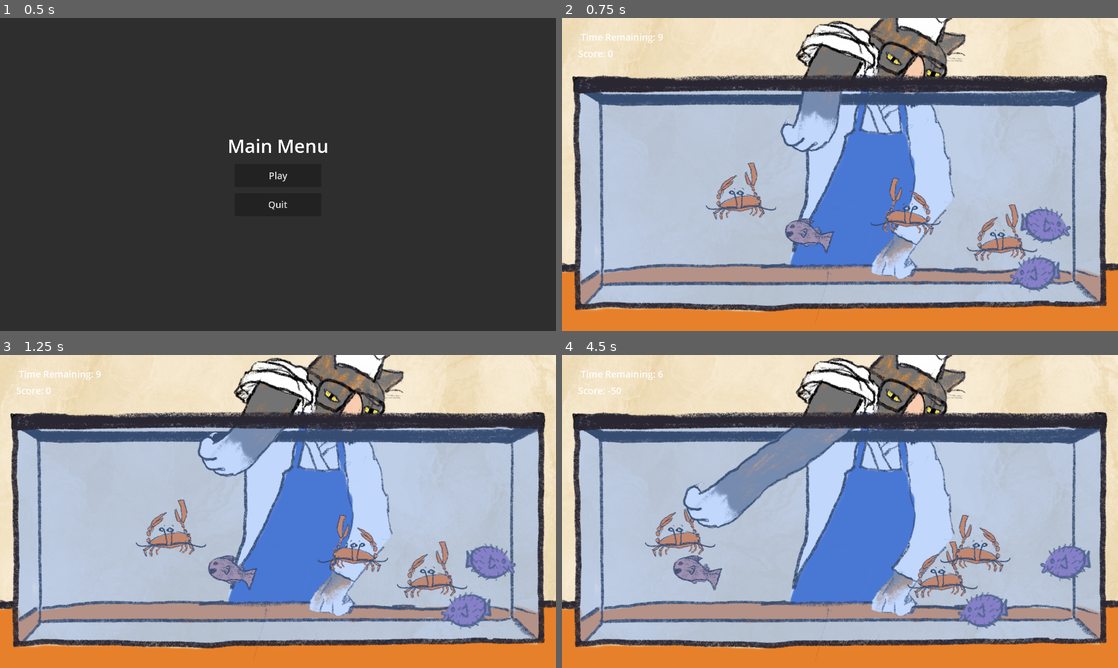
Above: before the commit, frames 1-4 (two rows, left to right).
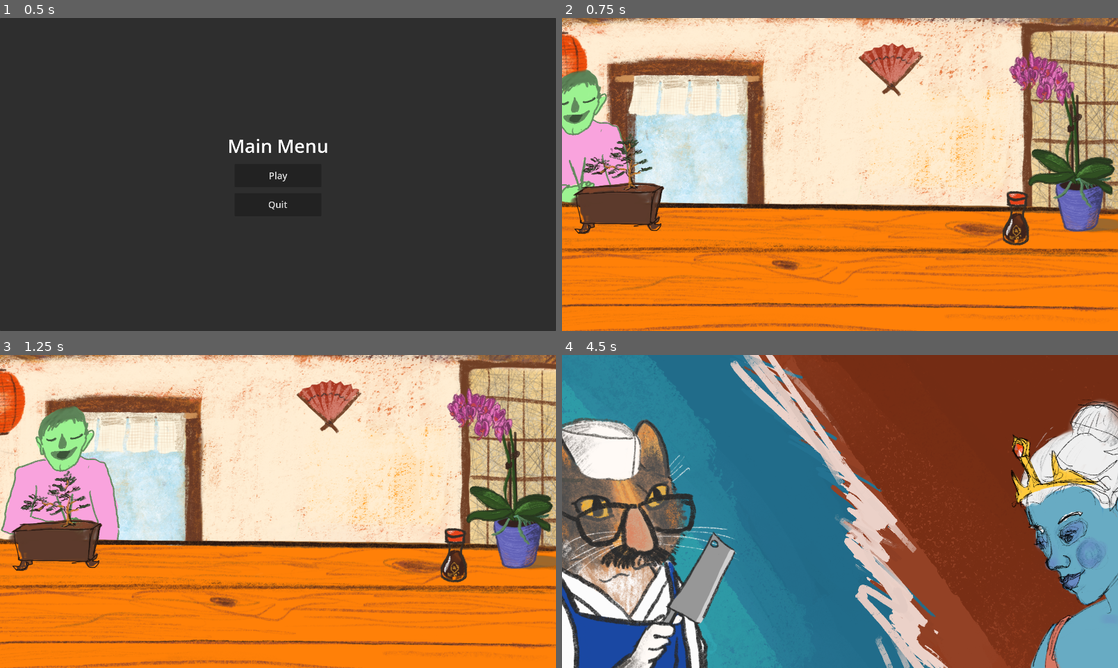
Above: after the commit, the same moments.

Repository: onadirli/secretsushi
Game: Godot game, scene res://scenes/menus/main_menu.tscn
Two runs of this game, one before a commit and one after it. Both use one fixed random seed, a clock stepped at 60 frames per second and the inputs below.
Inputs (mouse positions are in pixels of both pictures, inside the frame that each line leads up to):
- Up to frame 1 (0.5 s): no input
- Up to frame 2 (0.75 s): click "Play" at 0.5 s
- Up to frame 3 (1.25 s): no input
- Up to frame 4 (4.5 s): tap Enter at 1.25 s; move the mouse to (962, 495) at 1.27 s; tap Space (chop) at 1.35, 1.52, 1.82, 2.1, 2.27, 2.57, 2.85, 3.6, 3.77, 4.07, 4.35 s; click (962, 495) at 1.42 s; move the mouse to (728, 527) at 2.02 s; click (728, 527) at 2.17 s; move the mouse to (895, 442) at 2.77 s; click (895, 442) at 2.92 s; move the mouse to (812, 574) at 3.52 s; click (812, 574) at 3.67 s; move the mouse to (1006, 558) at 4.27 s; click (1006, 558) at 4.42 s

Frame 1 is identical in both runs. In frame 2, 93% of the frame differs, in the area x 0-100%, y 0-100%; in frame 3, 92%; in frame 4, 99%.

Commit message:
feat: wire up chopper game

Diff:
--- a/scenes/chop/chop.gd
+++ b/scenes/chop/chop.gd
@@ -16,6 +16,7 @@
 var min_score_okay = 15
 var min_score_perfect = 20
 
+var difficulty: int = 1
 var score: int = 0
 
 @onready var knife: Area2D = get_node('Knife')
@@ -52,13 +53,16 @@
 	var tries_remaining = max_misses - misses
 	$TriesLabel.text = 'Tries: %s' % tries_remaining
 
+	knife.toggle_controls(false)
+	knife.speed = difficulty + 2
+	max_misses -= difficulty
+
 func set_difficulty(difficulty: int = 2):
-	if difficulty < 1 or difficulty > 3:
+	if difficulty < 0 or difficulty > 2:
 		print('Invalid difficulty setting')
-		difficulty = 2
+		return
 
-	knife.speed = difficulty
-	max_misses -= difficulty
+	self.difficulty = difficulty
 
 func _add_blood():
 	var blood_splatter = blood_splatter_scene.instantiate()
@@ -67,6 +71,9 @@
 	fish.add_child(blood_splatter)
 
 func enable_input(is_enabled: bool = true):
+	if not knife:
+		return
+
 	knife.toggle_controls(is_enabled)
 
 func _on_score_changed(old_score, new_score):
--- a/scenes/chop/chop.tscn
+++ b/scenes/chop/chop.tscn
@@ -66,20 +66,20 @@
 position = Vector2(424, 96)
 
 [node name="ScoreLabel" type="Label" parent="."]
-offset_left = 808.0
-offset_top = 16.0
-offset_right = 1033.0
-offset_bottom = 200.0
+offset_left = 3.0
+offset_top = -208.0
+offset_right = 228.0
+offset_bottom = -24.0
 theme_override_font_sizes/font_size = 80
 text = "0"
 horizontal_alignment = 1
 vertical_alignment = 1
 
 [node name="TriesLabel" type="Label" parent="."]
-offset_left = 808.0
-offset_top = 448.0
-offset_right = 1033.0
-offset_bottom = 632.0
+offset_left = 736.0
+offset_top = -192.0
+offset_right = 1012.0
+offset_bottom = -8.0
 theme_override_font_sizes/font_size = 80
 text = "Tries: 0"
 horizontal_alignment = 1
--- a/scenes/chopper/board.gd
+++ b/scenes/chopper/board.gd
@@ -22,8 +22,13 @@
 func _on_score_changed(old_score, new_score):
 	score = new_score
 
+func enable_input(is_enabled: bool = true):
+	if not $BottomSpawn:
+		return
 
 func _on_game_over(fish_missed):
+	enable_input(false)
+
 	if difficulty == 3:
 		if fish_missed < 1:
 			Signals.minigame_over.emit(GAME_PERFECT)
--- a/scenes/chopper/bottom_spawn.gd
+++ b/scenes/chopper/bottom_spawn.gd
@@ -4,28 +4,32 @@
 
 var fishScene  = preload("res://scenes/chopper/fish.tscn")
 var yellowfishScene  = preload("res://scenes/chopper/yellowfish.tscn")
-var instance
 
 var time = 0
 var coll_layer = 2;
 var difficulty = 1;
 var time_remaining = 21
-var timing = true;
 
 var fish_missed = 0;
 var score = 0
+
+var is_game_over: bool = false
 
 func set_difficulty(difficulty):
 	self.difficulty = difficulty
 
 # Called every frame. 'delta' is the elapsed time since the previous frame.
 func _process(delta: float) -> void:
+	if is_game_over:
+		return
+
 	time_remaining -= delta
 	get_parent().get_node("UserInterface").get_node("Time").set_time(time_remaining);
 
 	if time_remaining < 0:
 		# Probably set win loss based on fish missing
 		game_over.emit(fish_missed)
+		is_game_over = true
 
 		return
 
--- a/scenes/chopper/fish.tscn
+++ b/scenes/chopper/fish.tscn
@@ -24,6 +24,7 @@
 }]
 
 [node name="Fish" type="RigidBody2D"]
+z_index = 5
 z_as_relative = false
 collision_layer = 2
 input_pickable = true
--- a/scenes/customer_queue.gd
+++ b/scenes/customer_queue.gd
@@ -6,8 +6,8 @@
 var minigames = [
 	preload("res://scenes/rice_game/rice_game.tscn"),
 	preload("res://scenes/aquarium/aquarium.tscn"),
-	preload("res://scenes/aquarium/aquarium.tscn"),
-	preload("res://scenes/rice_game/rice_game.tscn"),
+	preload("res://scenes/chop/chop.tscn"),
+	preload("res://scenes/chopper/board.tscn")
 ]
 var curr_customer = null
 
--- a/scenes/menus/main_menu.gd
+++ b/scenes/menus/main_menu.gd
@@ -1,7 +1,6 @@
 extends Control
 
-@onready var main_game = preload("res://scenes/game.tscn") as PackedScene
-@onready var aquarium = preload("res://scenes/aquarium/aquarium.tscn") as PackedScene
+@onready var customer_queue = preload("res://scenes/customer_queue.tscn") as PackedScene
 
 
 # Called when the node enters the scene tree for the first time.
@@ -11,7 +10,7 @@
 
 
 func _play_pressed() -> void:
-	get_tree().change_scene_to_packed(aquarium)
+	get_tree().change_scene_to_packed(customer_queue)
 
 func _quit_pressed() -> void:
 	get_tree().quit()
Not shown: 1 places in scenes/customer_queue.tscn that only renumber resources
